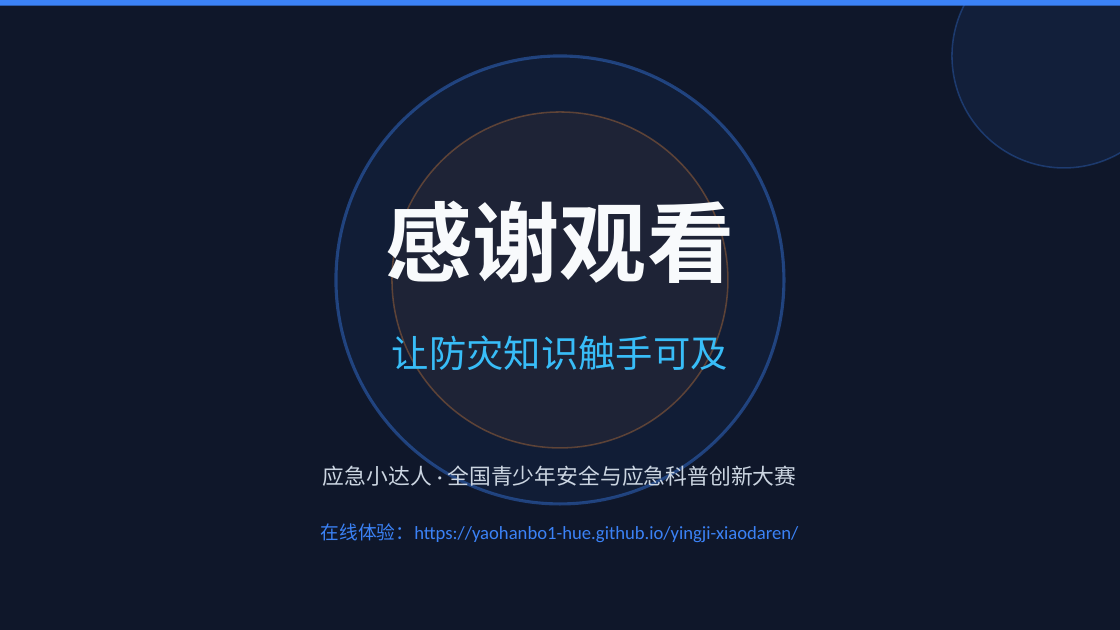
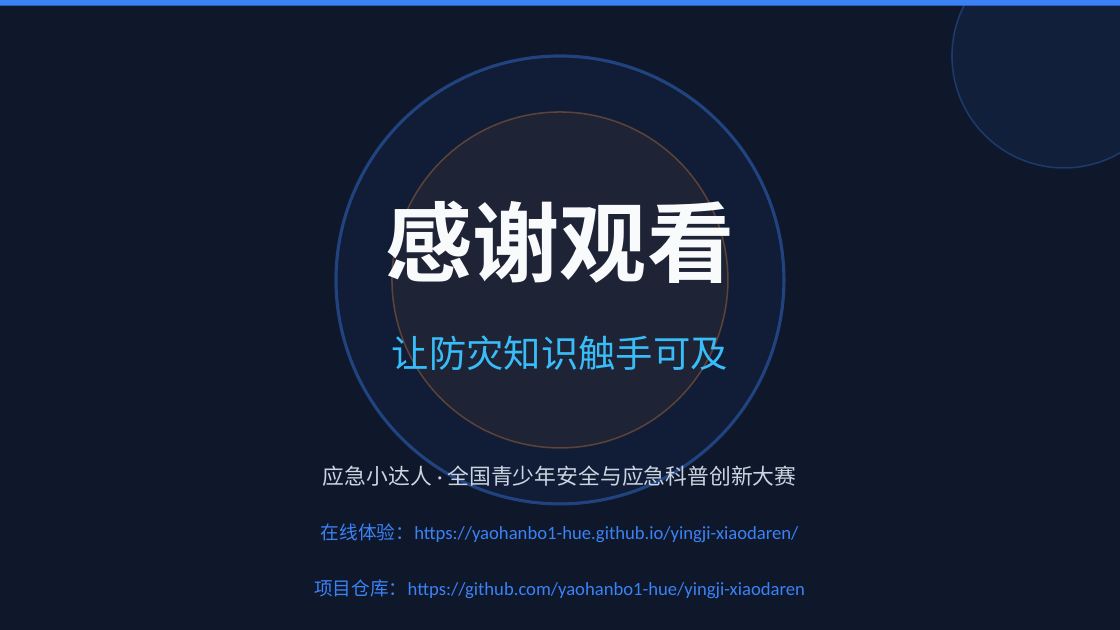
Before and after one commit to yaohanbo1-hue/yingji-xiaodaren, a slide deck: slide 49 of 应急小达人_国赛参赛作品_扩展版.pptx. Drawn at 1120x630 pixels with LibreOffice and Linux fonts; fonts in the diff are those of the drawing. Boxes give left, top, right and bottom in pixels: in the first picture for what was removed or moved away, otherwise in the second. Text is boxed around its words. In the diff, an @@ line names an element or a change of style, - is before the commit and + after.

Commit message:
feat: PPT添加仓库地址

```diff
--- a/应急小达人_国赛参赛作品_扩展版.pptx
+++ b/应急小达人_国赛参赛作品_扩展版.pptx
@@ text added at (314,579,805,598), 12 pt, text #3B82F6 @@
+项目仓库：https://github.com/yaohanbo1-hue/yingji-xiaodaren
```
Also in this commit, not shown: 2 other slides changed.
